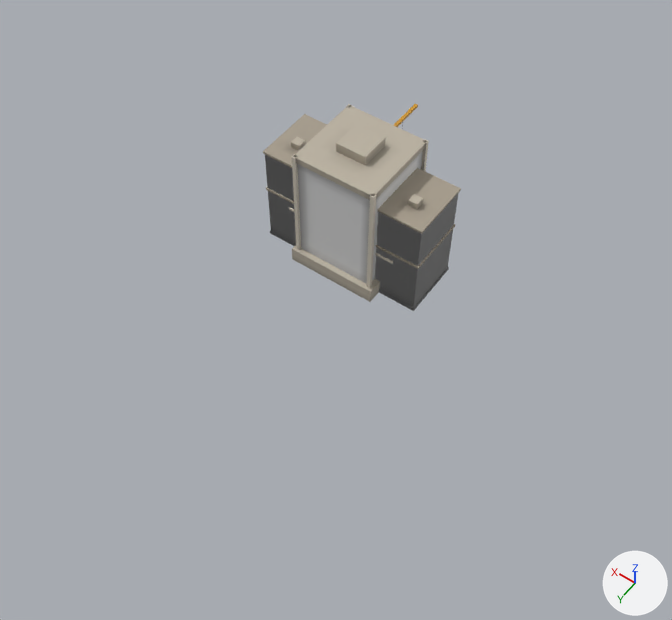
Two versions of the glTF model assets/city-kit.glb, one commit apart.
Both versions are drawn from a 50 mm lens placed at (-88.0, 133.0, 180.0), pointed at (-8.0, 20.0, 2.0). Every picture has the same lights, and +X, +Y and +Z are marked at lower right. The first picture is the older version.

In view in the first picture: 'apt9', 'apt9_lod', 'office' and 4 more.
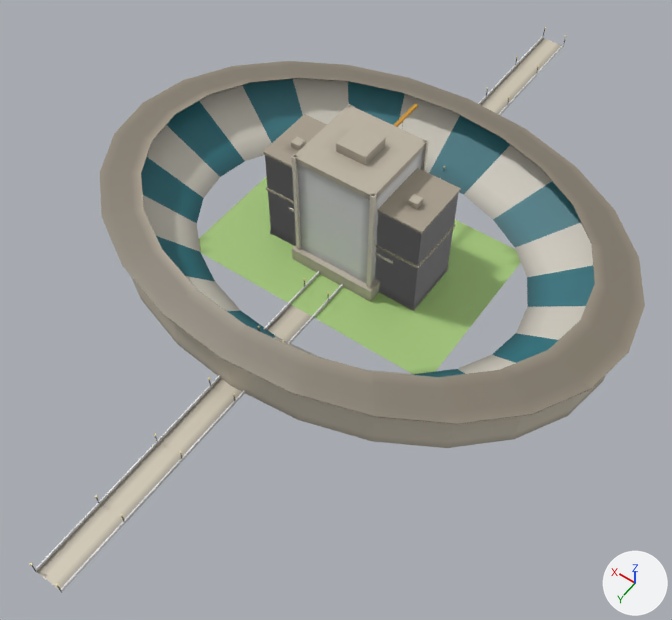
Location of each change, [x1, y1, x2, y2] in pixels of the pictures (672 x 620 px):
'stadium', added: after [100, 61, 645, 448]
'bridge', added: after [30, 27, 567, 593]

The change in detail:
Mesh me_stadium is new.
It has 3100 vertices, 5088 faces and spans x -71.6..71.6, y -53.0..53.0, z 0.0..16.0.
It uses material mat_kit.
Mesh me_bridge is new.
It has 1676 vertices, 2332 faces and spans x -4.0..4.0, y -108.0..108.0, z 0.0..4.0.
It uses material mat_kit.
Object 'stadium' (ob_stadium) is new; it shows me_stadium.
Its location is (0.0, 0.0, 0.0).
Object 'bridge' (ob_bridge) is new; it shows me_bridge.
Its location is (0.0, 0.0, 0.0).
